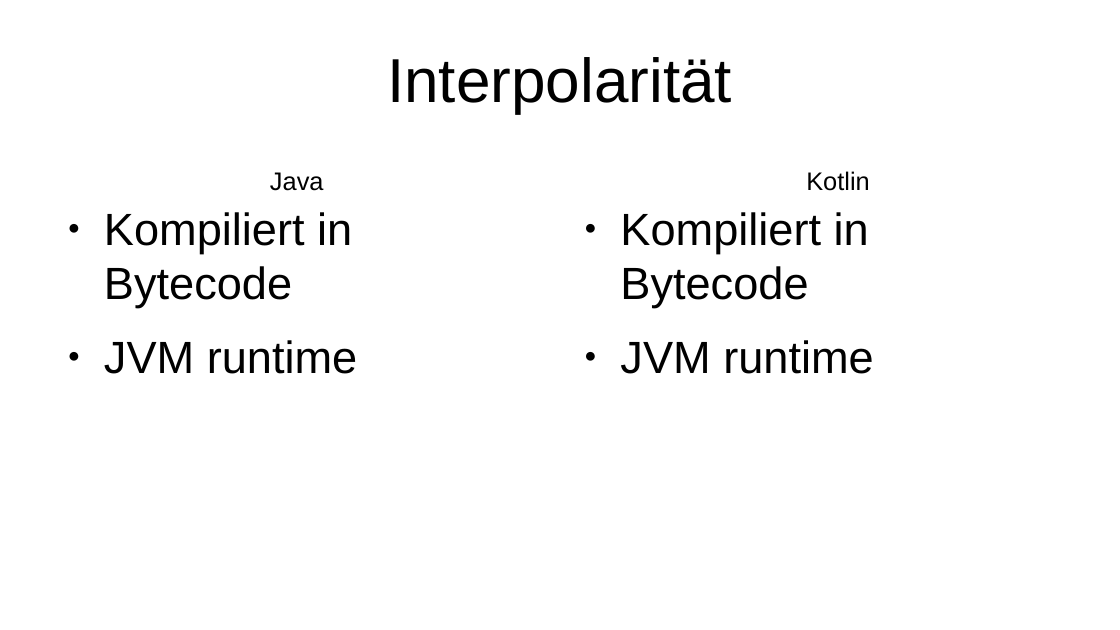
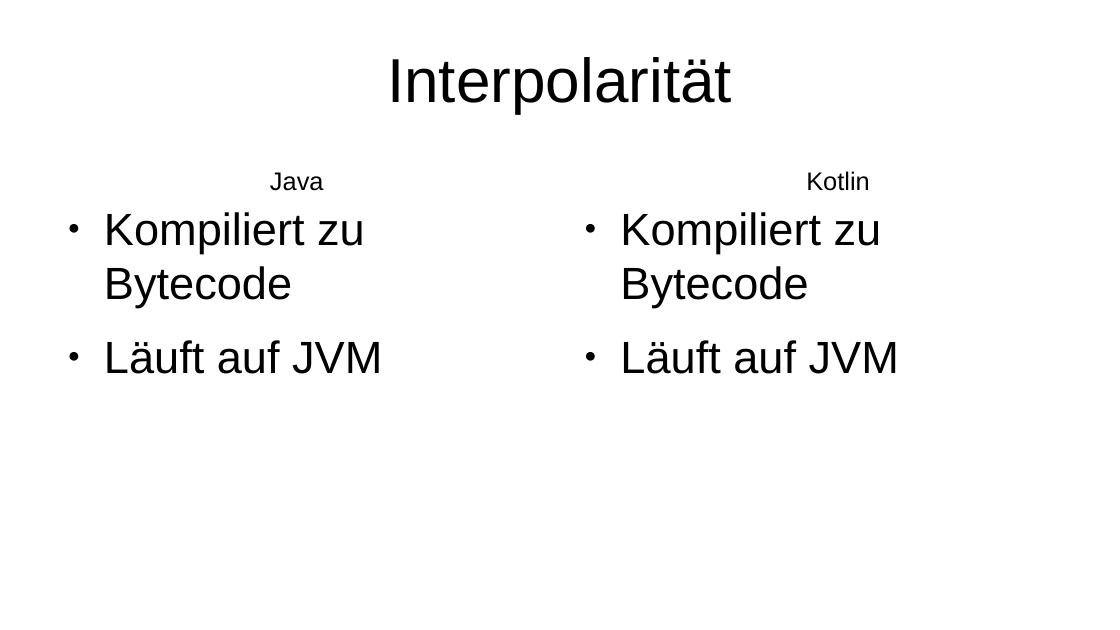
Before and after one commit to FSpruhs/kotlin-statt-java, a slide deck: slide 8 of presentation.odp. Drawn at 1120x630 pixels with LibreOffice and Linux fonts; fonts in the diff are those of the drawing. Boxes give left, top, right and bottom in pixels: in the first picture for what was removed or moved away, otherwise in the second. Text is boxed around its words. In the diff, an @@ line names an element or a change of style, - is before the commit and + after.

Commit message:
presentation

```diff
--- a/presentation.odp
+++ b/presentation.odp
@@ text at (x1=104, y1=212, x2=382, y2=374): text changed @@
-● Kompiliert in Bytecode
-● JVM runtime
+● Kompiliert zu Bytecode
+● Läuft auf JVM
@@ text at (x1=620, y1=212, x2=899, y2=374): text changed @@
-● Kompiliert in Bytecode
-● JVM runtime
+● Kompiliert zu Bytecode
+● Läuft auf JVM
```
Also in this commit, not shown: 4 slides added, 1 other file.
